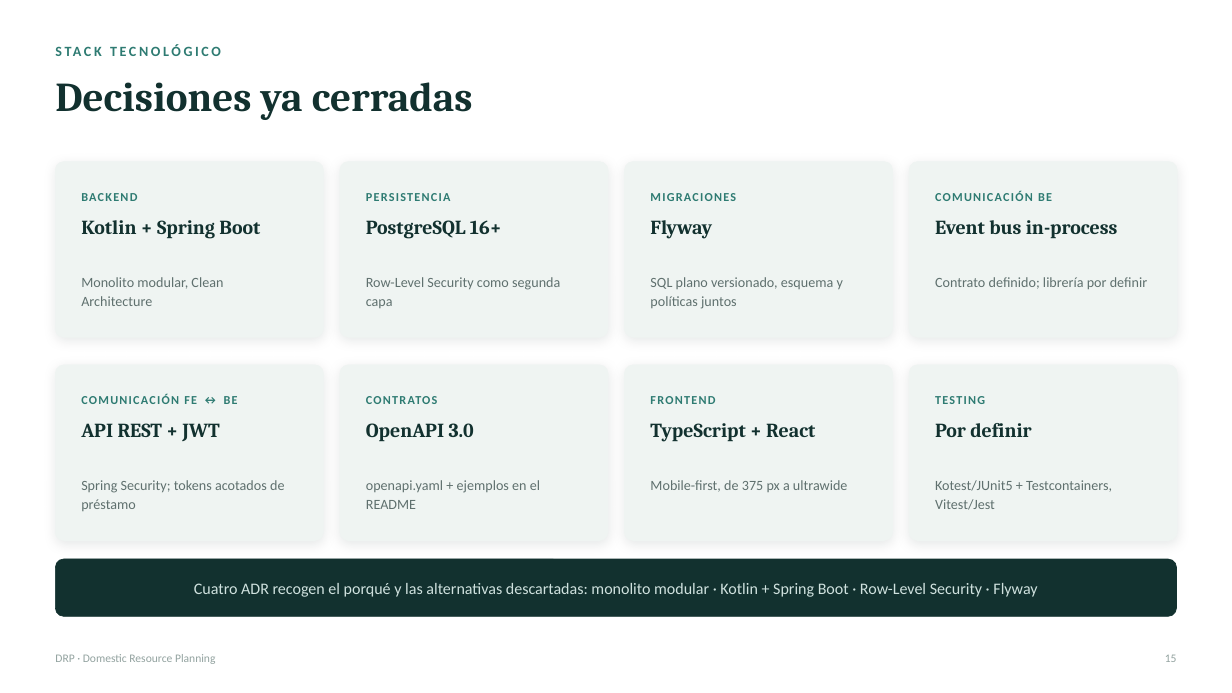
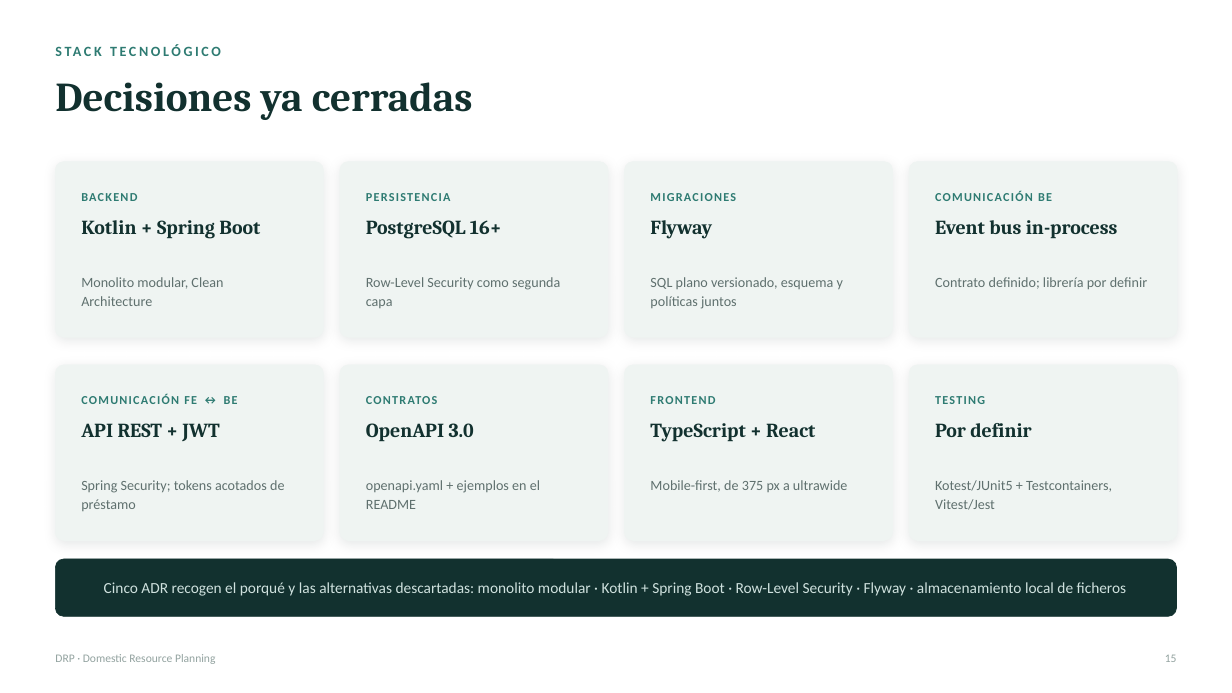
Before and after one commit to kikescribano/domestic_resource_planning, a slide deck: slide 16 of docs/common/marketing/DRP-resumen.pptx. Drawn at 1232x693 pixels with LibreOffice and Linux fonts; fonts in the diff are those of the drawing. Boxes give left, top, right and bottom in pixels: in the first picture for what was removed or moved away, otherwise in the second. Text is boxed around its words. In the diff, an @@ line names an element or a change of style, - is before the commit and + after.

```diff
--- a/docs/common/marketing/DRP-resumen.pptx
+++ b/docs/common/marketing/DRP-resumen.pptx
@@ text at box(104, 582, 1127, 596): text changed; size 12.5 to 12 pt @@
-Cuatro ADR recogen el porqué y las alternativas descartadas: monolito modular · Kotlin + Spring Boot · Row-Level Security · Flyway
+Cinco ADR recogen el porqué y las alternativas descartadas: monolito modular · Kotlin + Spring Boot · Row-Level Security · Flyway · almacenamiento local de ficheros
```
Also in this commit, not shown: 7 other slides changed, 1 other file.
